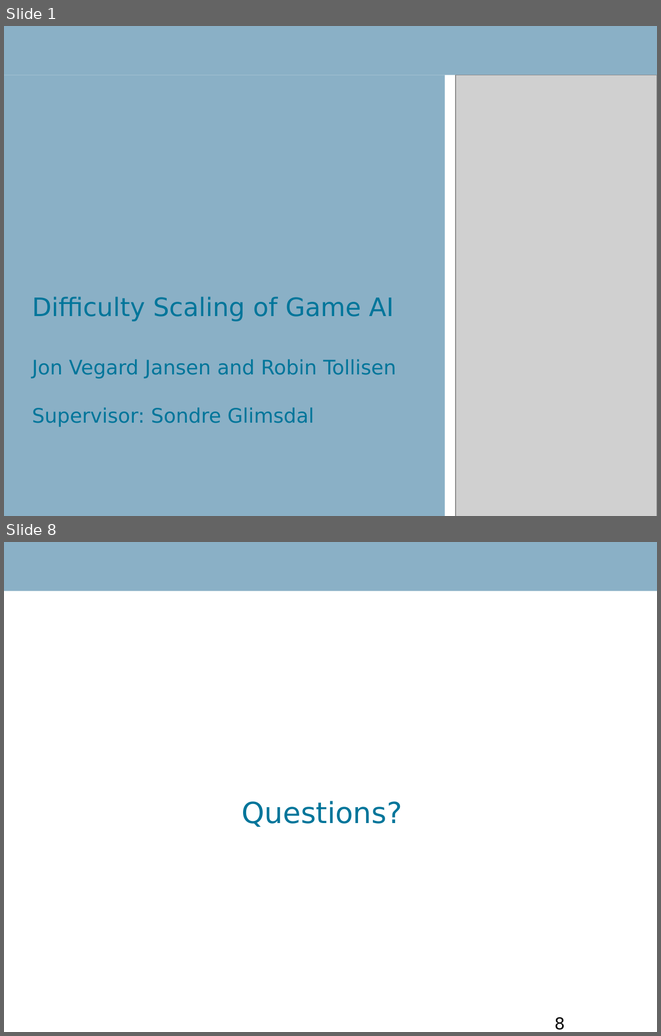
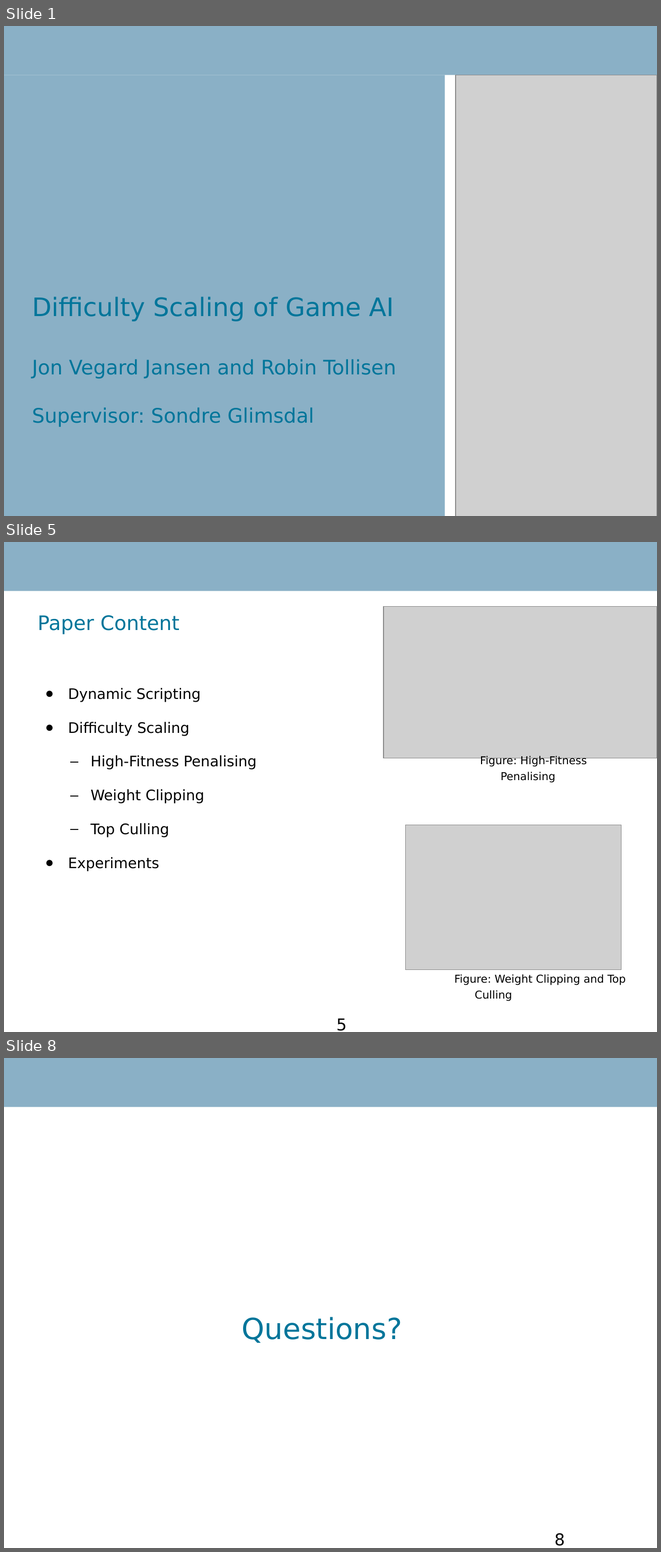
Before and after one commit to RobinTo/AdaptiveGame, a slide deck: IKT426 Research Seminar Report/presentation.ppt. Shown one above the other, each under a label of ours: slides 1 and 8 before the commit, slides 1, 5 and 8 after it; the slides between them are not shown. The pictures are 661x1036 and 661x1552 pixels, drawn with LibreOffice and Linux fonts; fonts in the diff are those of the drawing; grey boxes stand for pictures; background and template pictures are left out. Boxes give left, top, right and bottom in pixels: in the first picture for what was removed or moved away, otherwise in the second. Text is boxed around its words. In the diff, an @@ line names an element or a change of style, - is before the commit and + after.

```diff
--- a/IKT426 Research Seminar Report/presentation.ppt
+++ b/IKT426 Research Seminar Report/presentation.ppt
@@ slide 5 added at [4, 542, 657, 1032], background #FFFFFF; not listed: 1 template element that a slide beside it also shows @@
@@ text added at [37, 615, 179, 634], 22 pt, text #00759A @@
+Paper Content
@@ picture added at [383, 606, 657, 758] @@
@@ text added at [68, 688, 257, 871], 16 pt, text #000000 @@
+● Dynamic Scripting
+● Difficulty Scaling
+  – High-Fitness Penalising
+  – Weight Clipping
+  – Top Culling
+● Experiments
@@ text added at [480, 756, 586, 783], 12 pt, text #000000 @@
+  Figure: High-Fitness Penalising
@@ picture added at [406, 824, 621, 970] @@
@@ text added at [454, 974, 626, 1001], 12 pt, text #000000 @@
+  Figure: Weight Clipping and Top Culling
@@ page number added at [336, 1018, 347, 1031], 18 pt, text #000000 @@
+5
```
Also in this commit, not shown: 3 slides changed, 1 other slide added, 2 slides removed, 2 other files.
